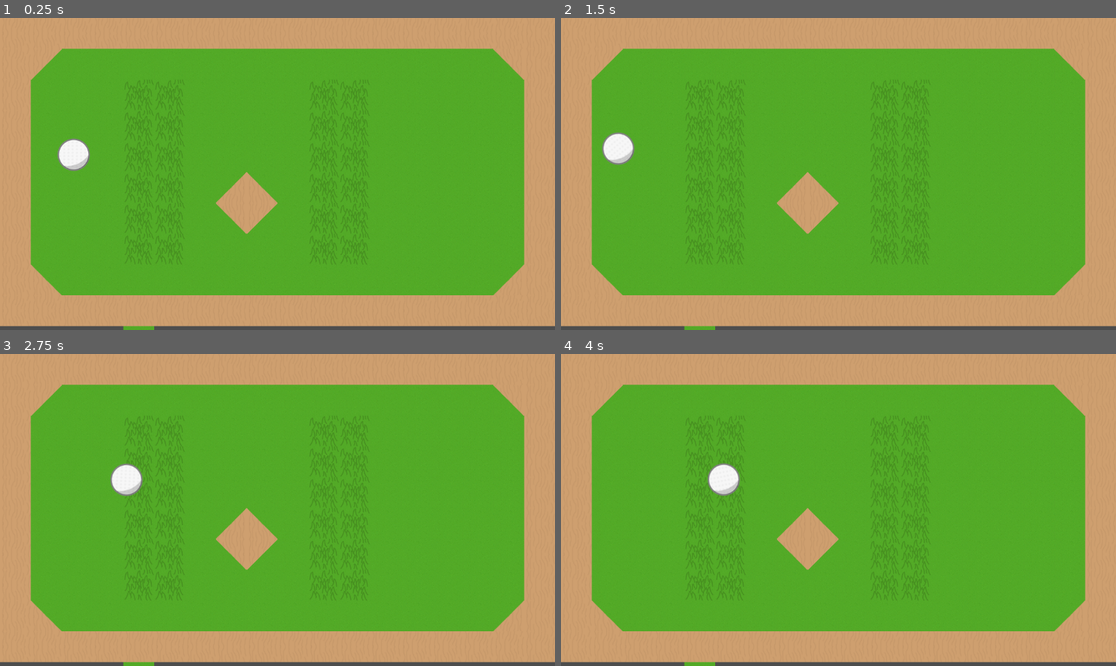
Above: before the commit, frames 1-4 (two rows, left to right).
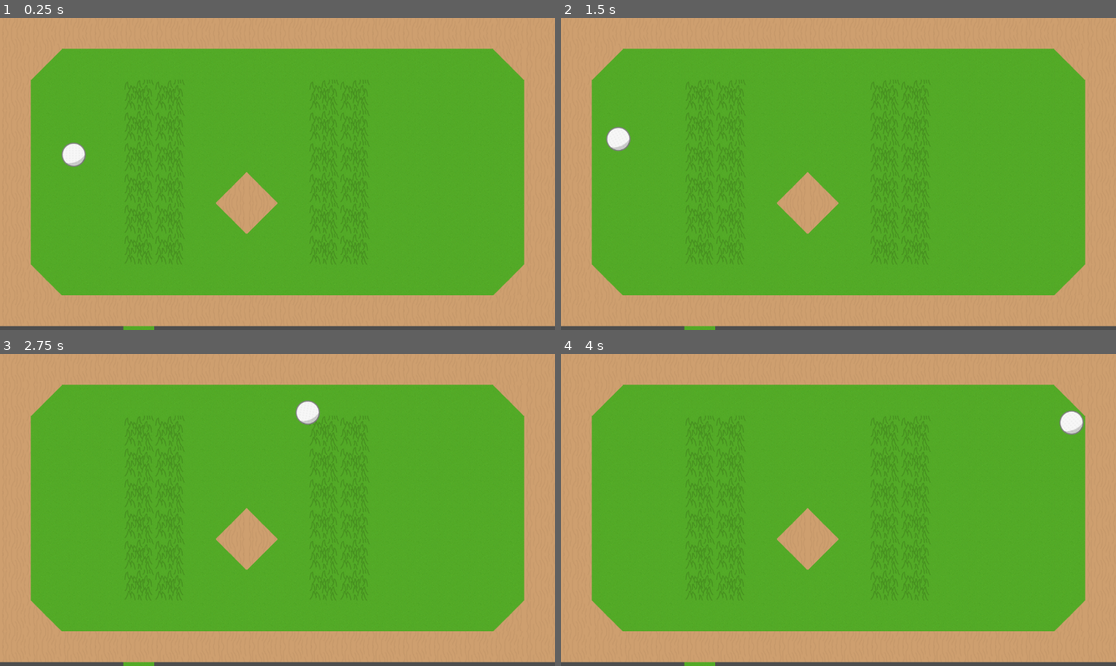
Above: after the commit, the same moments.

Repository: WyattMacKay/Godot_Golf
Game: Godot game, scene res://scenes/main.tscn
Same seed, same stepped clock (60 frames per second), same inputs: the game is played once before the commit and once after it.
Inputs (mouse positions are in pixels of both pictures, inside the frame that each line leads up to):
- Up to frame 1 (0.25 s): no input
- Up to frame 2 (1.5 s): tap Enter at 0.5 s; move the mouse to (633, 155) at 0.52 s; press the mouse at (633, 155) at 0.53 s; tap E at 0.8, 1.35 s; tap Space at 1.25 s; move the mouse to (727, 189) at 1.27 s; release the mouse at (727, 189) at 1.28 s
- Up to frame 3 (2.75 s): click (166, 525) at 1.55 s; move the mouse to (333, 441) at 2.02 s; press the mouse at (333, 441) at 2.03 s; tap E at 2.3 s
- Up to frame 4 (4 s): move the mouse to (810, 572) at 2.77 s; release the mouse at (810, 572) at 2.78 s; tap E at 2.85, 3.8 s; click (810, 572) at 3.05 s; move the mouse to (1005, 556) at 3.52 s; press the mouse at (1005, 556) at 3.53 s

The runs differ from the first frame. In frame 1, 0.3% of the frame differs, in the area x 10-17%, y 38-49%; in frame 2, 0.4%; in frame 3, 0.8%; in frame 4, 0.8%, in the area x 26-95%, y 18-46%.

Commit message:
reduce ball size and increase speed.

Diff:
--- a/scenes/ball/ball.tscn
+++ b/scenes/ball/ball.tscn
@@ -7,10 +7,10 @@
 
 [sub_resource type="PhysicsMaterial" id="PhysicsMaterial_xotqv"]
 friction = 0.0
-bounce = 0.75
+absorbent = true
 
 [sub_resource type="CircleShape2D" id="CircleShape2D_jbgth"]
-radius = 33.0
+radius = 25.0
 
 [node name="Ball" type="RigidBody2D"]
 input_pickable = true
@@ -18,12 +18,9 @@
 gravity_scale = 0.0
 script = ExtResource("2_stoaj")
 
-[node name="CircleCollision" type="CollisionShape2D" parent="."]
-unique_name_in_owner = true
-shape = SubResource("CircleShape2D_jbgth")
-
 [node name="BallNode" type="Node2D" parent="."]
 unique_name_in_owner = true
+scale = Vector2(0.75, 0.75)
 
 [node name="Sprite" type="Sprite2D" parent="BallNode"]
 position = Vector2(0, -4)
@@ -33,4 +30,8 @@
 texture = ExtResource("3_xotqv")
 script = ExtResource("4_jbgth")
 
+[node name="CircleCollision" type="CollisionShape2D" parent="."]
+unique_name_in_owner = true
+shape = SubResource("CircleShape2D_jbgth")
+
 [connection signal="input_event" from="." to="." method="_on_input_event"]
--- a/scenes/ball/ball_body.gd
+++ b/scenes/ball/ball_body.gd
@@ -29,15 +29,9 @@
 	if Input.is_action_just_released("mouse_click") and clicked:
 		clicked = false
 		var difference: Vector2 = self.global_position - get_viewport().get_mouse_position()
-		if difference.length() <= %CircleCollision.shape.radius:
-			print("cancelled")
-		else:
+		if difference.length() > %CircleCollision.shape.radius:
 			fire(difference)
-			print("released")
-
-	if Input.is_key_pressed(KEY_E):
-		print(tilemap)
 
 
 func fire(difference: Vector2):
-	apply_impulse(difference)
+	apply_impulse(difference * 3)
--- a/scenes/tiles/ground_tiles.tscn
+++ b/scenes/tiles/ground_tiles.tscn
@@ -7,9 +7,9 @@
 texture = ExtResource("1_c1i6j")
 texture_region_size = Vector2i(64, 64)
 1:0/0 = 0
-1:0/0/custom_data_0 = 0.75
+1:0/0/custom_data_0 = 0.4
 0:0/0 = 0
-0:0/0/custom_data_0 = 0.5
+0:0/0/custom_data_0 = 0.25
 
 [sub_resource type="TileSet" id="TileSet_dv36s"]
 tile_size = Vector2i(64, 64)
--- a/scenes/tiles/wall_tiles.tscn
+++ b/scenes/tiles/wall_tiles.tscn
@@ -3,7 +3,7 @@
 [ext_resource type="Texture2D" uid="uid://bi1iajv4qfdeb" path="res://assets/tilesheets/wall.png" id="1_qhv8c"]
 
 [sub_resource type="PhysicsMaterial" id="PhysicsMaterial_vrh0o"]
-bounce = 0.5
+bounce = 0.75
 
 [sub_resource type="TileSetAtlasSource" id="TileSetAtlasSource_6pe2x"]
 texture = ExtResource("1_qhv8c")
